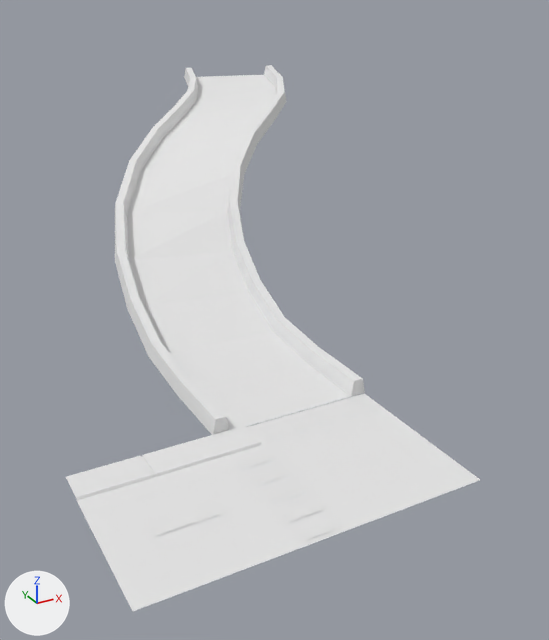
Before and after pictures for a commit that changed the Blender file Assets/blends/scenery.blend.
Before and after are seen from a camera (50 mm lens) standing at (-12.1, -36.6, 22.4) and looking at (13.6, 10.2, -1.0). The axes (+X, +Y, +Z) are drawn at lower left. The lights are the same throughout. The same objects are shown in both versions, whatever each file hides.

Objects in the first picture: 'onramp', 'street', 'street-corner'.
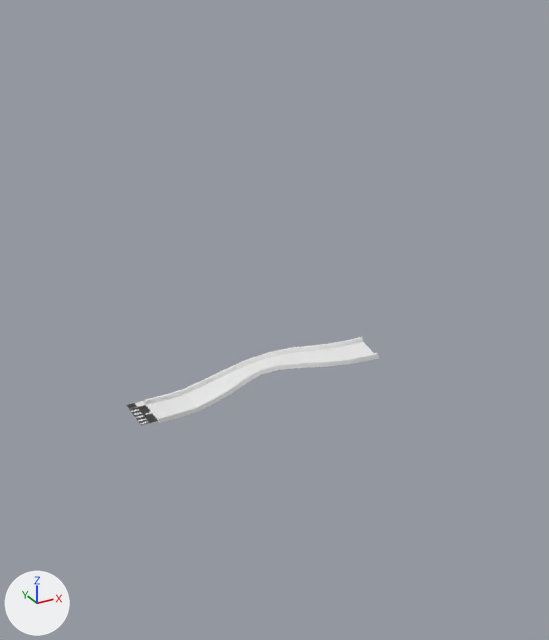
Where the newer file only moved an object's origin or applied its transform, the numbers keep the older frame.

The change, as a diff of the scene's bpy script:
```diff
--- a/Assets/blends/scenery.blend.py
+++ b/Assets/blends/scenery.blend.py
@@ me_plane_005 @@
 me_plane_005.from_pydata(...)  # 176 vertices, 143 faces; spans x 0.01..11.97, y -5.94..1.24, z 0.01..3.58
 # used by ob_onramp; location = (7.0, -4.0, 0.0); rotation_euler = (0.0, 0.0, 1.571), in degrees (0, 0, 90); scale = (4.0, 4.0, 4.0)
+# me_plane_005 part 1: the loose piece of 16 vertices spanning x 0.01..1.27, y -1.26..1.24, z 0.01..0.26 is turned -90 degrees about the z axis through its middle and scaled by 0.25, then moved by (0.36, 1.6, -0.1)
+# me_plane_005 part 2: the loose piece of 16 vertices spanning x 1.26..2.55, y -1.28..1.24, z 0.01..0.34 is turned -90 degrees about the z axis through its middle and scaled by 0.25, then moved by (-0.91, 1.29, -0.13)
+# me_plane_005 part 3: the loose piece of 16 vertices spanning x 2.39..3.83, y -1.37..1.22, z 0.1..0.67 is turned -90 degrees about the z axis through its middle and scaled by 0.25, then moved by (-2.13, 1.05, -0.29)
+# me_plane_005 part 4: the loose piece of 16 vertices spanning x 3.46..5.11, y -1.54..1.11, z 0.44..1.12 is turned -90 degrees about the z axis through its middle and scaled by 0.25, then moved by (-3.34, 0.89, -0.59)
+# me_plane_005 part 5: the loose piece of 16 vertices spanning x 4.41..6.39, y -1.81..0.89, z 0.9..1.67 is turned -90 degrees about the z axis through its middle and scaled by 0.25, then moved by (-4.52, 0.86, -0.96)
+# me_plane_005 part 6: the loose piece of 16 vertices spanning x 5.18..7.54, y -2.26..0.43, z 1.45..2.24 is turned -90 degrees about the z axis through its middle and scaled by 0.25, then moved by (-5.59, 1.07, -1.38)
+# me_plane_005 part 7: the loose piece of 16 vertices spanning x 5.89..8.48, y -2.96..-0.3, z 2.01..2.69 is turned -90 degrees about the z axis through its middle and scaled by 0.25, then moved by (-6.6, 1.58, -1.76)
+# me_plane_005 part 8: the loose piece of 16 vertices spanning x 6.66..9.3, y -3.85..-1.2, z 2.45..3.01 is turned -90 degrees about the z axis through its middle and scaled by 0.25, then moved by (-7.61, 2.28, -2.05)
+# me_plane_005 part 9: the loose piece of 16 vertices spanning x 7.52..10.07, y -4.82..-2.09, z 2.76..3.24 is turned -90 degrees about the z axis through its middle and scaled by 0.25, then moved by (-8.66, 3.0, -2.25)
+# me_plane_005 part 10: the loose piece of 16 vertices spanning x 8.67..10.95, y -5.52..-2.74, z 2.99..3.42 is turned -90 degrees about the z axis through its middle and scaled by 0.25, then moved by (-9.84, 3.43, -2.4)
+# me_plane_005 part 11: the loose piece of 16 vertices spanning x 10.03..11.97, y -5.94..-3.19, z 3.17..3.58 is turned -90 degrees about the z axis through its middle and scaled by 0.25, then moved by (-11.14, 3.56, -2.53)
 me_plane_005.materials.append(mat_material)
@@ me_plane_002 @@
 # used by ob_street_corner; location = (6.0, -10.0, 0.0); scale = (4.0, 4.0, 4.0)
-me_plane_002.from_pydata(...)  # 53 vertices, 17 faces; spans x -1.0..1.5, y -1.0..1.5, z 0.0..0.04
+me_plane_002.from_pydata(...)  # 53 vertices, 17 faces; spans x -1.75..-1.12, y 2.25..2.88, z 0.0..0.01
+# me_plane_002 part 12: the loose piece of 13 vertices spanning x -1.0..1.5, y -1.0..1.5, z 0.0..0.04 is scaled about its middle by 0.25, then moved by (-1.69, 2.31, -0.01)
+# me_plane_002 part 13: 10 loose pieces with 40 vertices, spanning x -0.98..1.39, y -0.93..1.48, z 0.01, are deleted
+# me_plane_002 part 14
+# 20 vertices are added at x -1.74..-1.19, y 2.27..2.87, z 0.0
+# 10 new vertices lie (0.11, 0.0, 0.0) away from vertices in x -1.74, y 2.27..2.69, z 0.0
+# 10 new vertices lie (0.04, 0.0, 0.0) away from vertices in x -1.58..-1.19, y 2.76..2.87, z 0.0
+# 10 new faces join them
 me_plane_002.materials.append(mat_material)
@@ me_plane_001 @@
 me_plane_001.from_pydata(...)  # 32 vertices, 21 faces; spans x -1.0..1.0, y -1.0..1.5, z -0.01..0.04
 # used by ob_street; location = (-2.0, -10.0, 0.0); scale = (4.0, 4.0, 4.0)
+# me_plane_001 part 15: the loose piece of 28 vertices spanning x -1.0..1.0, y -1.0..1.5, z -0.01..0.04 is scaled about its middle by 0.25, then moved by (0.5, 2.31, -0.01)
+# me_plane_001 part 16: the loose piece of 4 vertices spanning x -0.41..0.41, y -0.07..0.09, z 0.01 is deleted
 me_plane_001.materials.append(mat_material)
```

Location of each change, [x1, y1, x2, y2] in pixels of the pictures (549 x 640 px; the box of a moved part takes in the faces that stretch with it):
'onramp', reshaped (77% shorter)
    before: [115, 65, 365, 435]
    after: [144, 337, 379, 423]
'street', reshaped
    before: [66, 435, 308, 611]
    after: [126, 401, 159, 421]
'street-corner', reshaped
    before: [213, 393, 480, 545]
    after: [127, 403, 157, 425]
part 1 of me_plane_005, moved or reshaped
    before: [178, 347, 365, 435]
    after: [144, 395, 181, 423]
part 2 of me_plane_005, moved or reshaped
    before: [148, 317, 318, 396]
    after: [165, 389, 200, 417]
part 3 of me_plane_005, moved or reshaped
    before: [128, 280, 284, 356]
    after: [185, 380, 217, 411]
part 4 of me_plane_005, moved or reshaped
    before: [115, 241, 260, 309]
    after: [204, 370, 233, 402]
part 5 of me_plane_005, moved or reshaped
    before: [115, 202, 244, 260]
    after: [224, 361, 248, 392]
part 6 of me_plane_005, moved or reshaped
    before: [116, 160, 244, 212]
    after: [245, 353, 269, 382]
part 7 of me_plane_005, moved or reshaped
    before: [130, 128, 257, 174]
    after: [260, 348, 290, 374]
part 8 of me_plane_005, moved or reshaped
    before: [153, 106, 275, 144]
    after: [278, 346, 309, 370]
part 9 of me_plane_005, moved or reshaped
    before: [175, 91, 286, 120]
    after: [299, 344, 327, 368]
part 10 of me_plane_005, moved or reshaped
    before: [187, 77, 286, 102]
    after: [326, 341, 354, 367]
part 11 of me_plane_005, moved or reshaped
    before: [184, 65, 282, 88]
    after: [344, 337, 379, 363]
part 12 of me_plane_002, moved or reshaped
    before: [213, 393, 480, 545]
    after: [127, 403, 157, 425]
part 13 of me_plane_002, deleted
    before: [238, 395, 377, 540]
part 14 of me_plane_002, added
    after: [131, 409, 149, 424]
part 15 of me_plane_001, moved or reshaped
    before: [66, 435, 308, 611]
    after: [126, 401, 158, 421]
part 16 of me_plane_001, deleted
    before: [151, 507, 222, 536]
